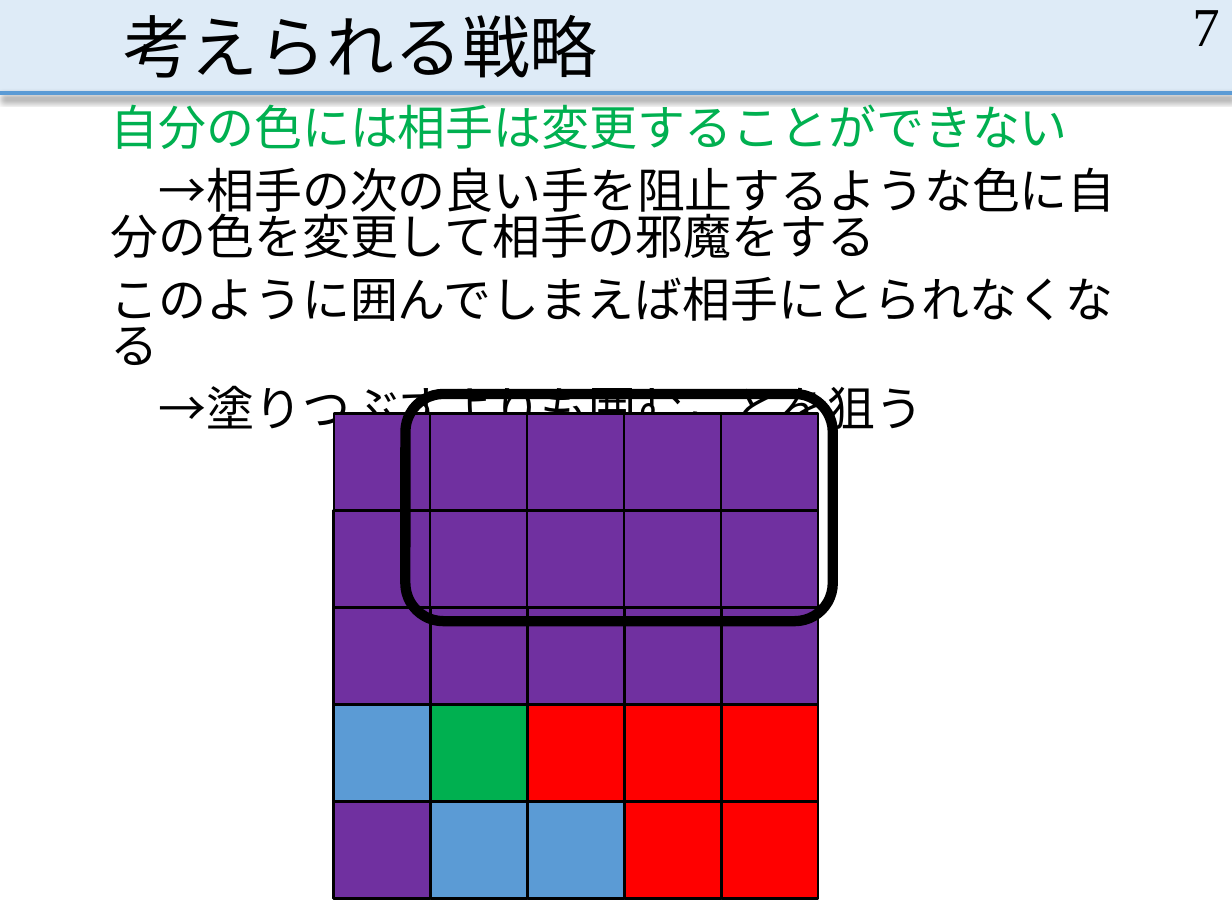
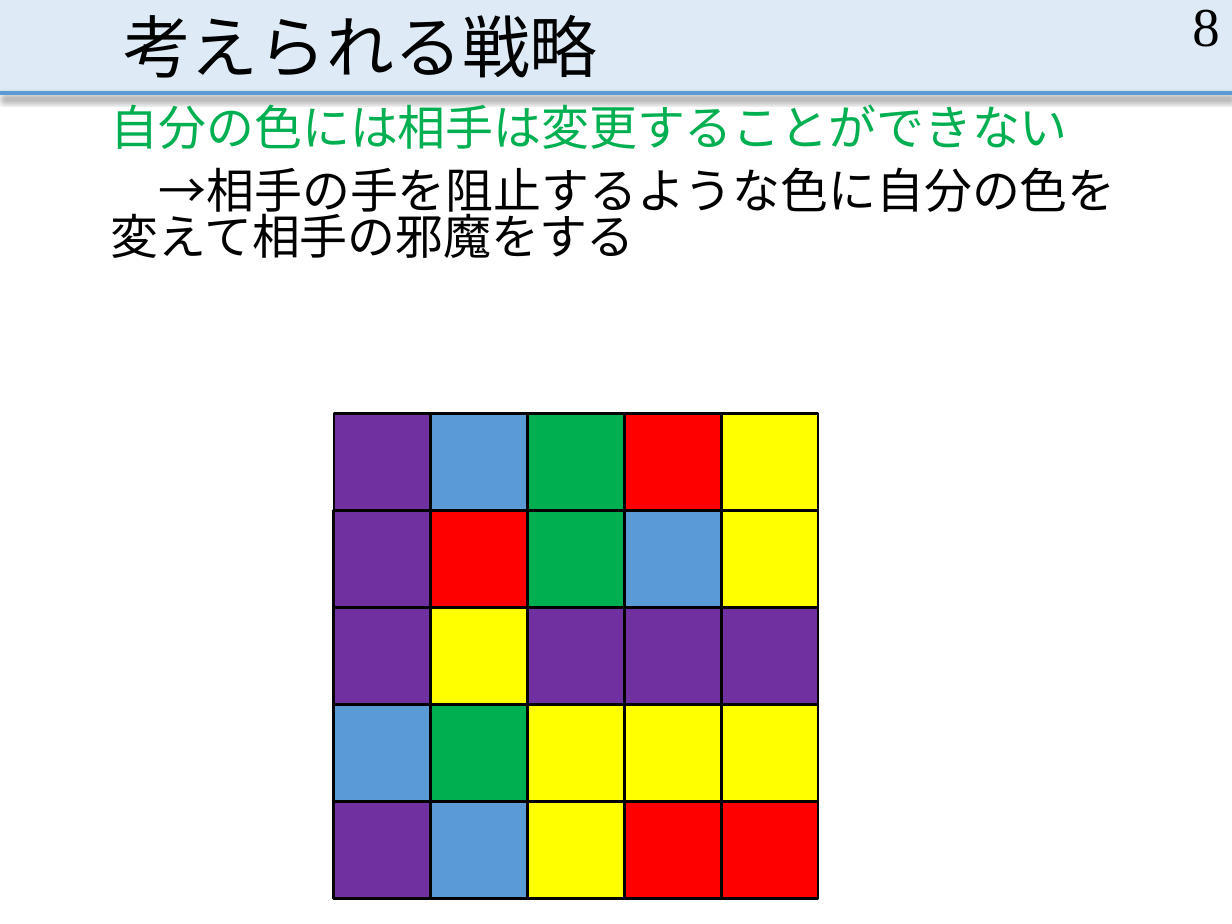
Before and after one commit to MasayaOda/SR, a slide deck: slide 8 of 中間発表.pptx (slide 7 before the commit). Drawn at 1232x924 pixels with LibreOffice and Linux fonts; fonts in the diff are those of the drawing. Boxes give left, top, right and bottom in pixels: in the first picture for what was removed or moved away, otherwise in the second. Text is boxed around its words. In the diff, an @@ line names an element or a change of style, - is before the commit and + after.

```diff
--- a/中間発表.pptx
+++ b/中間発表.pptx
@@ page number at [1192,9,1219,47]: text changed @@
-7
+8
@@ text at [111,167,1116,258]: text changed @@
-→相手の次の良い手を阻止するような色に自分の色を変更して相手の邪魔をする
-このように囲んでしまえば相手にとられなくなる
-→塗りつぶすよりも囲むことを狙う
+→相手の手を阻止するような色に自分の色を変えて相手の邪魔をする
@@ rounded rectangle removed at [405,394,833,621] @@
@@ rectangle at [430,414,527,511]: fill #7030A0 to #5B9BD5 @@
@@ rectangle at [527,414,625,511]: fill #7030A0 to #00B050 @@
@@ rectangle at [625,414,722,511]: fill #7030A0 to #FF0000 @@
@@ rectangle at [430,511,527,609]: fill #7030A0 to #FF0000 @@
@@ rectangle at [527,511,625,609]: fill #7030A0 to #00B050 @@
@@ rectangle at [625,511,722,609]: fill #7030A0 to #5B9BD5 @@
@@ fill #7030A0 to #FFFF00 in 3 elements at [430,607,527,705], [721,414,818,511], [721,511,818,609] @@
@@ fill #FF0000 to #FFFF00 in 3 elements at [721,705,818,802], [625,705,722,802], [527,705,625,802] @@
@@ rectangle at [527,802,625,899]: fill #5B9BD5 to #FFFF00 @@
```
Also in this commit, not shown: 9 other slides changed, 4 slides added.
